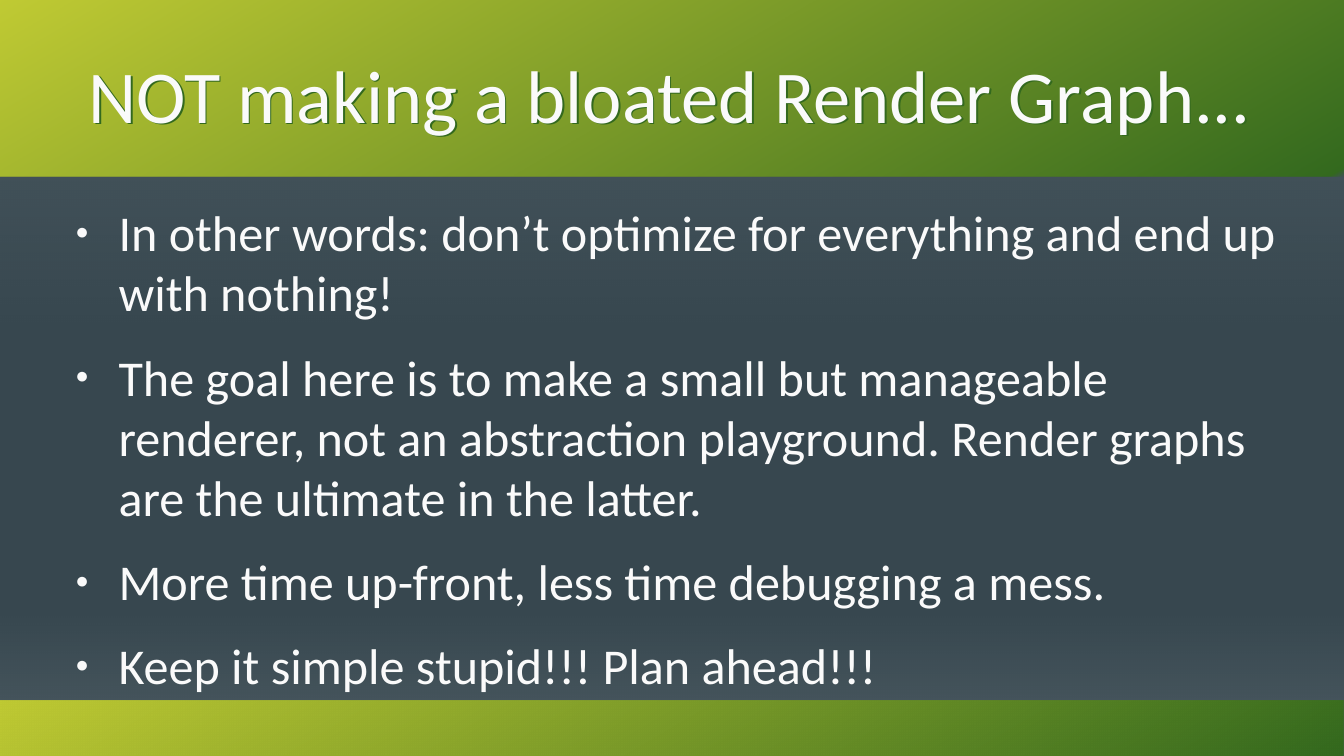
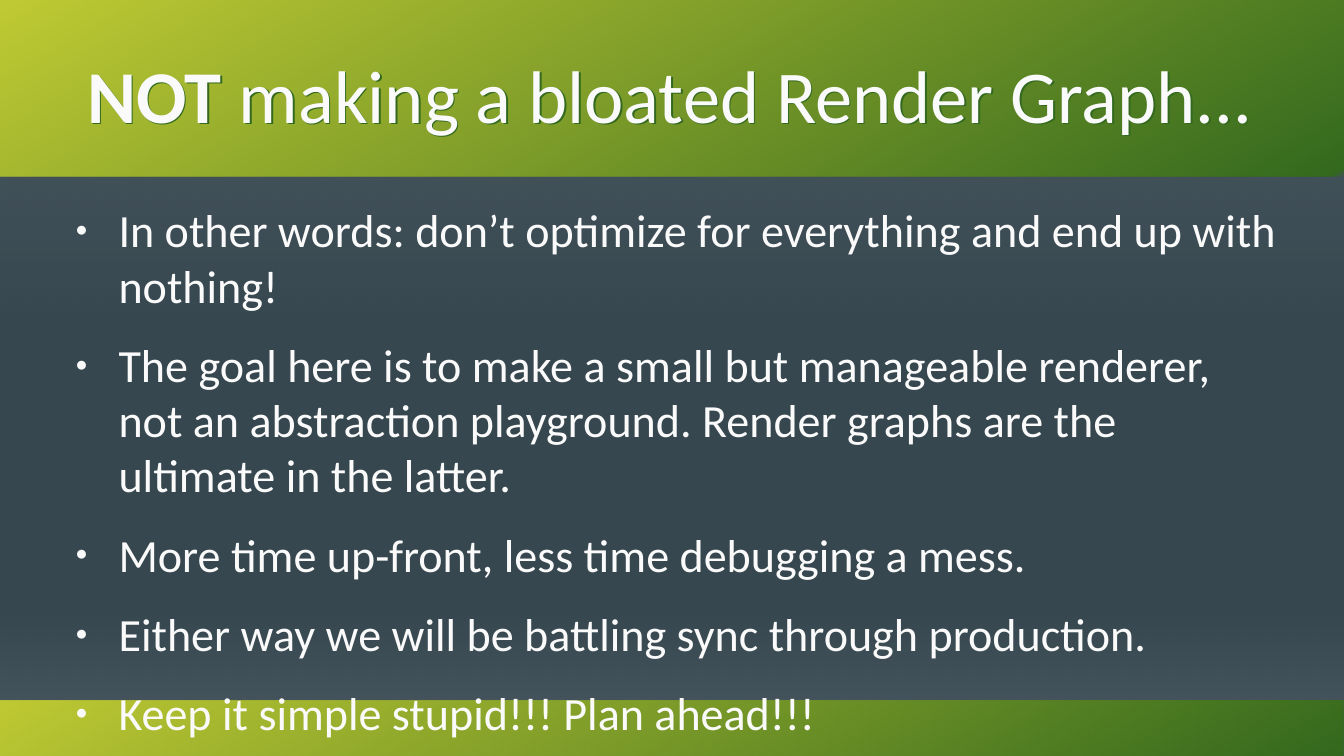
Before and after one commit to KenzieMac130/CitrusToolbox, a slide deck: slide 43 of docs/MovingToGpuDrivenRendering.odp (slide 24 before the commit). Drawn at 1344x756 pixels with LibreOffice and Linux fonts; fonts in the diff are those of the drawing. Boxes give left, top, right and bottom in pixels: in the first picture for what was removed or moved away, otherwise in the second. Text is boxed around its words. In the diff, an @@ line names an element or a change of style, - is before the commit and + after.

```diff
--- a/docs/MovingToGpuDrivenRendering.odp
+++ b/docs/MovingToGpuDrivenRendering.odp
@@ title "NOT making a bloated Render ..." at (87, 71, 1252, 137): bold on in "NOT" @@
@@ text at (119, 214, 1275, 580): size 29.6 to 27.2 pt in "In other words: don’t optimize for everything ...", "The goal here is to make a ...", "More time up-front, less time debugging a ...", "Keep it simple stupid!!! Plan ahead!!!" @@
@@ text at (119, 619, 1146, 659): paragraph added @@
+● Either way we will be battling sync through production.
```
Also in this commit, not shown: 11 other slides changed, 32 slides added, 5 slides removed.
